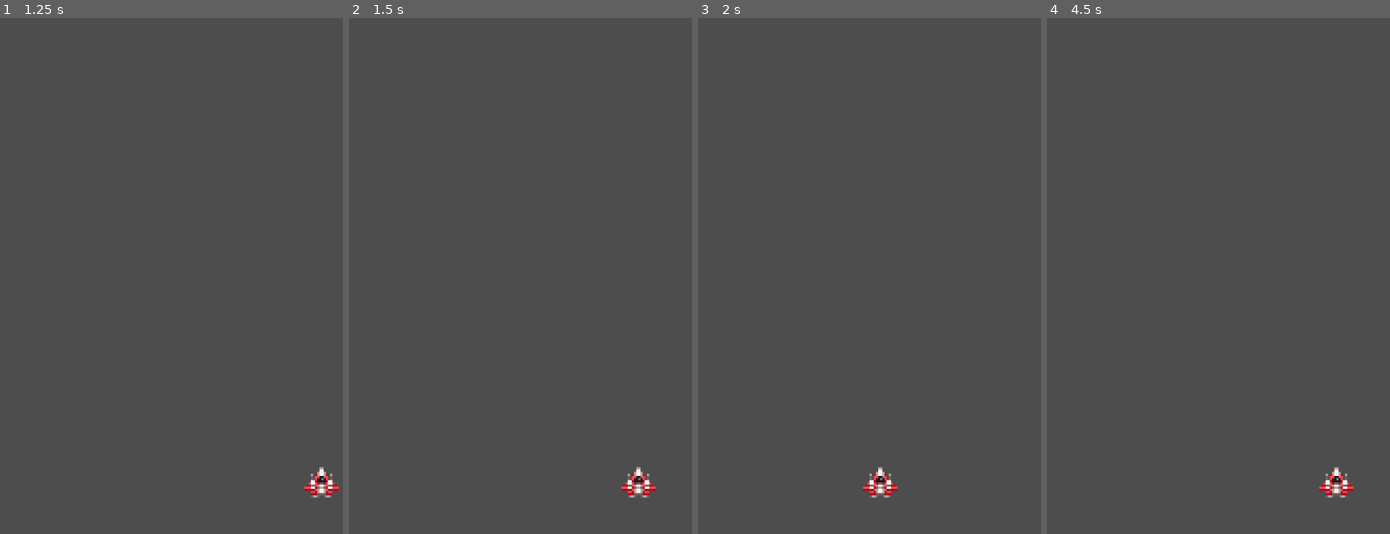
Above: before the commit, frames 1-4 (left to right).
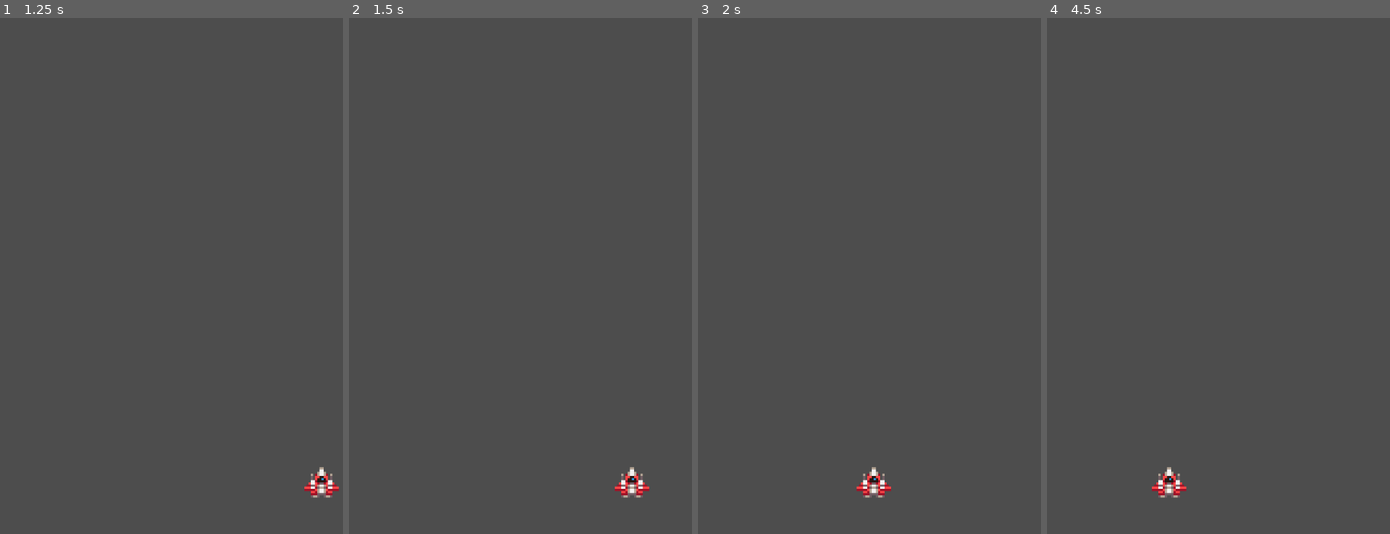
Above: after the commit, the same moments.

Repository: Nicolasult/HeartbeastShooter
Game: Godot game, scene res://world.tscn
Two runs of this game, one before a commit and one after it. Both use one fixed random seed, a clock stepped at 60 frames per second and the inputs below.
Inputs:
- Up to frame 1 (1.25 s): tap Enter at 0.5 s; hold Right (ui_right) from 0.53 s (still down)
- Up to frame 2 (1.5 s): release Right (ui_right) at 1.28 s; hold Left (ui_left) from 1.28 s (still down)
- Up to frame 3 (2 s): keep holding Left (ui_left)
- Up to frame 4 (4.5 s): release Left (ui_left) at 2.03 s; hold Right (ui_right) 2.03-3.53 s; tap Space at 3.5 s; hold Left (ui_left) from 3.53 s (still down)

Frame 1 is identical in both runs. In frame 2, 0.4% of the frame differs, in the area x 77-90%, y 87-93%; in frame 3, 0.4%; in frame 4, 0.7%, in the area x 30-90%, y 87-93%.

Commit message:
laser setup

Diff:
--- /dev/null
+++ b/player_ship/ship.gd
@@ -0,0 +1,12 @@
+extends Node2D
+
+@onready var left_muzzle: Marker2D = $LeftMuzzle
+@onready var right_muzzle: Marker2D = $RightMuzzle
+@onready var spawner_component: SpawnerComponent = $SpawnerComponent
+
+func _ready() -> void:
+	pass
+
+func fire_lasers() -> void:
+	spawner_component.spawn(left_muzzle.global_position)
+	spawner_component.spawn(right_muzzle.global_position)
--- a/player_ship/ship.tscn
+++ b/player_ship/ship.tscn
@@ -1,9 +1,13 @@
-[gd_scene load_steps=9 format=3 uid="uid://cnmf5qa3051nn"]
+[gd_scene load_steps=13 format=3 uid="uid://cnmf5qa3051nn"]
 
 [ext_resource type="Texture2D" uid="uid://c532y3srhpnya" path="res://assets/ship.png" id="1_aj8jm"]
+[ext_resource type="Script" uid="uid://c1touhip7u5qh" path="res://player_ship/ship.gd" id="1_etvdo"]
 [ext_resource type="Script" uid="uid://s7rvthki1jeh" path="res://components/move_component.gd" id="2_vkw2b"]
 [ext_resource type="Script" uid="uid://cm2wsecix4c24" path="res://components/move_input_component.gd" id="3_wp5hq"]
 [ext_resource type="Resource" uid="uid://b8n0yhtpxmhnt" path="res://player_ship/ship_move_stats.tres" id="4_0n25c"]
+[ext_resource type="Script" uid="uid://cn320hovx84c4" path="res://components/position_clamp_component.gd" id="5_6u6rn"]
+[ext_resource type="Script" uid="uid://cl00k6aq4utvt" path="res://components/spawner_component.gd" id="7_6m5c2"]
+[ext_resource type="PackedScene" uid="uid://ct1lde8rghdgp" path="res://projectiles/laser.tscn" id="8_le0bn"]
 
 [sub_resource type="AtlasTexture" id="AtlasTexture_vkw2b"]
 atlas = ExtResource("1_aj8jm")
@@ -45,6 +49,7 @@
 }]
 
 [node name="Ship" type="Node2D"]
+script = ExtResource("1_etvdo")
 
 [node name="AnimatedSprite2D" type="AnimatedSprite2D" parent="."]
 sprite_frames = SubResource("SpriteFrames_01uhe")
@@ -61,3 +66,21 @@
 move_stats = ExtResource("4_0n25c")
 move_component = NodePath("../MoveComponent")
 metadata/_custom_type_script = "uid://cm2wsecix4c24"
+
+[node name="PositionClampComponent" type="Node2D" parent="." node_paths=PackedStringArray("actor")]
+script = ExtResource("5_6u6rn")
+actor = NodePath("..")
+metadata/_custom_type_script = "uid://cn320hovx84c4"
+
+[node name="LeftMuzzle" type="Marker2D" parent="."]
+position = Vector2(-5, -4)
+
+[node name="RightMuzzle" type="Marker2D" parent="."]
+position = Vector2(5, -4)
+
+[node name="SpawnerComponent" type="Node2D" parent="."]
+script = ExtResource("7_6m5c2")
+scene = ExtResource("8_le0bn")
+metadata/_custom_type_script = "uid://cl00k6aq4utvt"
+
+[node name="FireRateTimer" type="Timer" parent="."]
--- /dev/null
+++ b/projectiles/laser.tscn
@@ -0,0 +1,15 @@
+[gd_scene load_steps=3 format=3 uid="uid://ct1lde8rghdgp"]
+
+[ext_resource type="Texture2D" uid="uid://cs2vlvq2jvcc" path="res://assets/laser_small.png" id="1_rl7n7"]
+[ext_resource type="Script" uid="uid://s7rvthki1jeh" path="res://components/move_component.gd" id="2_8q7g5"]
+
+[node name="Laser" type="Node2D"]
+
+[node name="Sprite2D" type="Sprite2D" parent="."]
+texture = ExtResource("1_rl7n7")
+
+[node name="MoveComponent" type="Node" parent="." node_paths=PackedStringArray("actor")]
+script = ExtResource("2_8q7g5")
+actor = NodePath("..")
+velocity = Vector2(0, -200)
+metadata/_custom_type_script = "uid://s7rvthki1jeh"
Not shown, added: player_ship/ship.gd.uid
